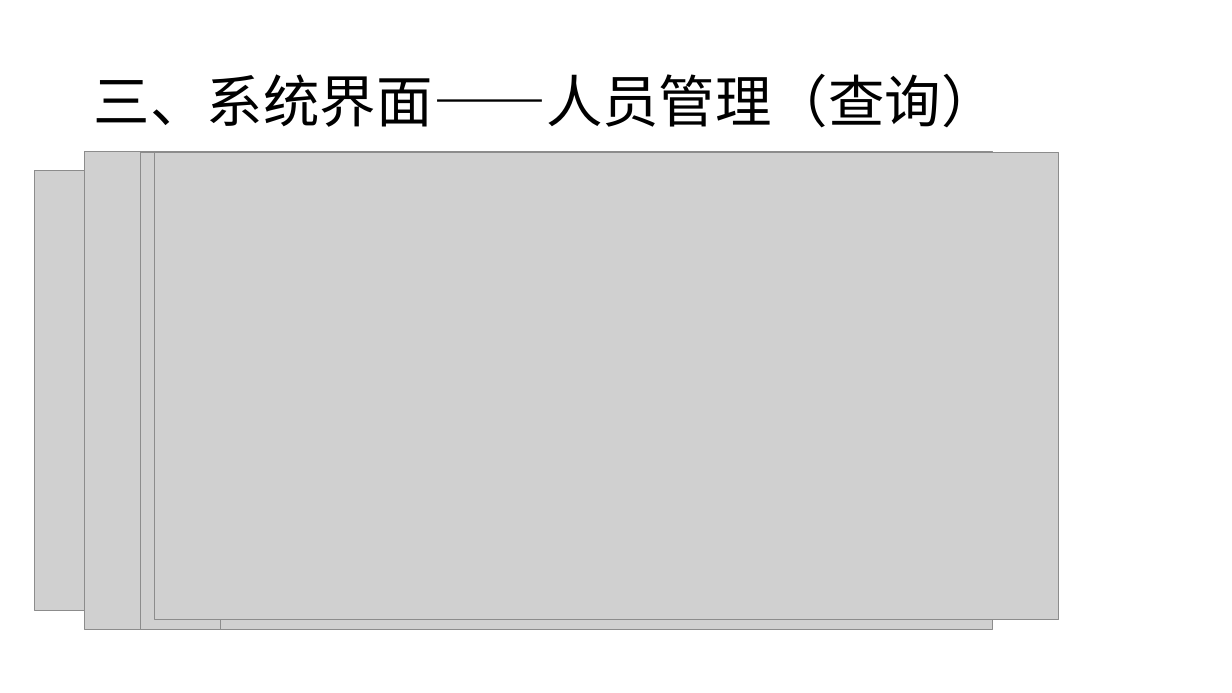
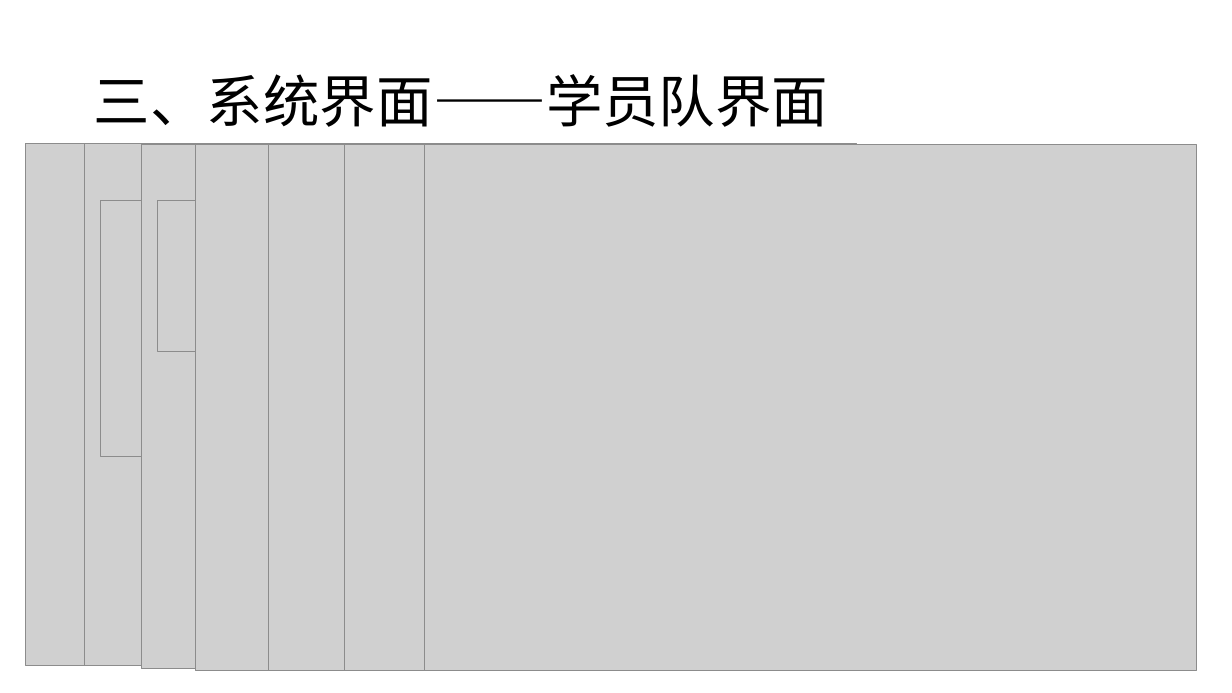
Before and after one commit to JunesTeam/homework, a slide deck: slide 12 of 文档/第12组作业四：项目进展汇报.pptx (slide 10 before the commit). Drawn at 1232x693 pixels with LibreOffice and Linux fonts; fonts in the diff are those of the drawing; grey boxes stand for pictures. Boxes give left, top, right and bottom in pixels: in the first picture for what was removed or moved away, otherwise in the second. Text is boxed around its words. In the diff, an @@ line names an element or a change of style, - is before the commit and + after.

```diff
--- a/文档/第12组作业四：项目进展汇报.pptx
+++ b/文档/第12组作业四：项目进展汇报.pptx
@@ title at (94,74,828,127): text changed @@
-三、系统界面——人员管理（查询）
+三、系统界面——学员队界面
@@ picture: place and size @@
-picture at (35,171,746,611)
+picture at (26,143,674,665)
@@ picture: place and size @@
-picture at (85,152,857,629)
+picture at (85,143,857,665)
@@ picture: place and size @@
-picture at (140,152,912,630)
+picture at (141,145,934,669)
@@ picture: place and size @@
-picture at (221,152,993,629)
+picture at (195,145,967,671)
@@ picture: place and size @@
-picture at (155,152,1059,620)
+picture at (268,145,1040,671)
@@ picture added at (345,145,1116,671) @@
@@ picture added at (424,145,1196,671) @@
@@ picture added at (101,201,401,457) @@
@@ picture added at (157,201,504,351) @@
```
Also in this commit, not shown: 5 other slides changed, 1 slide added, 4 other files.
